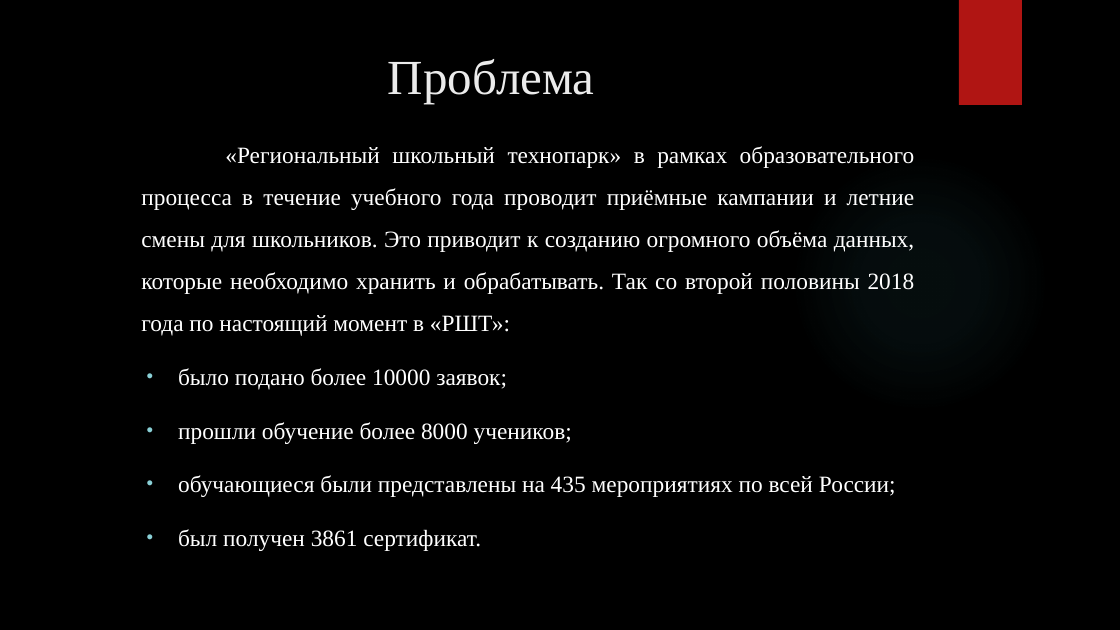
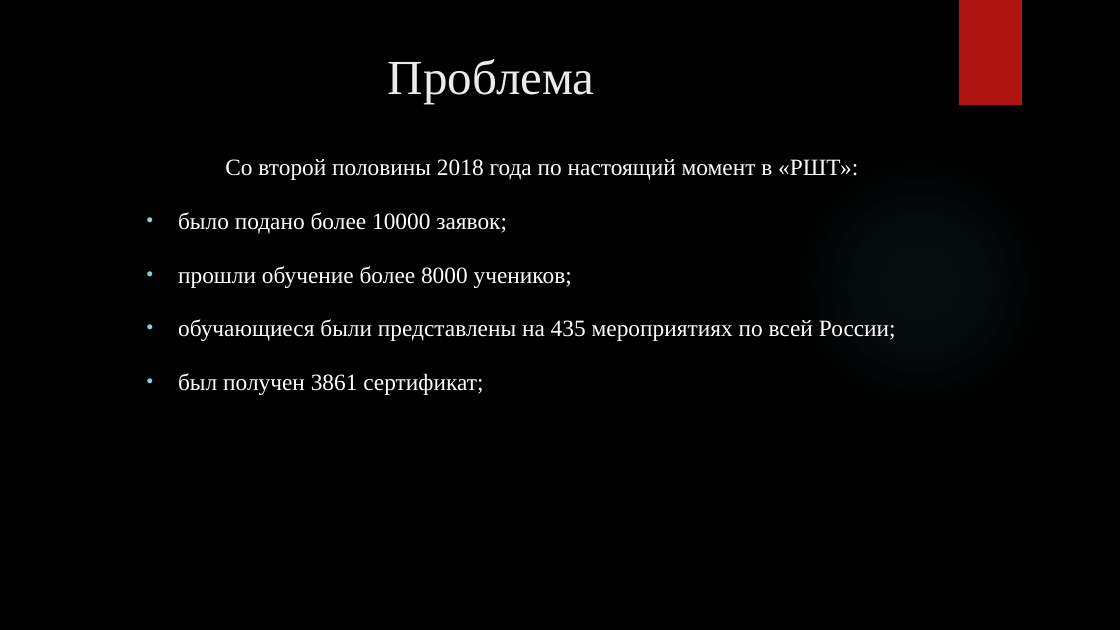
Before and after one commit to RAdKuzur/ASTU, a slide deck: slide 4 of Дипломная работа/Презентация Курсовая.pptx (slide 3 before the commit). Drawn at 1120x630 pixels with LibreOffice and Linux fonts; fonts in the diff are those of the drawing; background and template pictures are left out. Boxes give left, top, right and bottom in pixels: in the first picture for what was removed or moved away, otherwise in the second. Text is boxed around its words. In the diff, an @@ line names an element or a change of style, - is before the commit and + after.

```diff
--- a/Дипломная работа/Презентация Курсовая.pptx
+++ b/Дипломная работа/Презентация Курсовая.pptx
@@ text "Со второй половины 2018 года ...": place and size @@
-text "Со второй половины 2018 года ..." at [141, 146, 915, 551]
+text "Со второй половины 2018 года ..." at [178, 159, 896, 395]
@@ text at [225, 159, 858, 180]: text changed @@
-«Региональный школьный технопарк» в рамках образовательного процесса в течение учебного года проводит приёмные кампании и летние смены для школьников. Это приводит к созданию огромного объёма данных, которые необходимо хранить и обрабатывать. Так со второй половины 2018 года по настоящий момент в «РШТ»:
+Со второй половины 2018 года по настоящий момент в «РШТ»:
@@ text at [178, 373, 483, 395]: text changed @@
-  • был получен 3861 сертификат.
+  • был получен 3861 сертификат;
```
Also in this commit, not shown: 10 other slides changed, 5 slides added, 3 slides removed, 1 other file.
